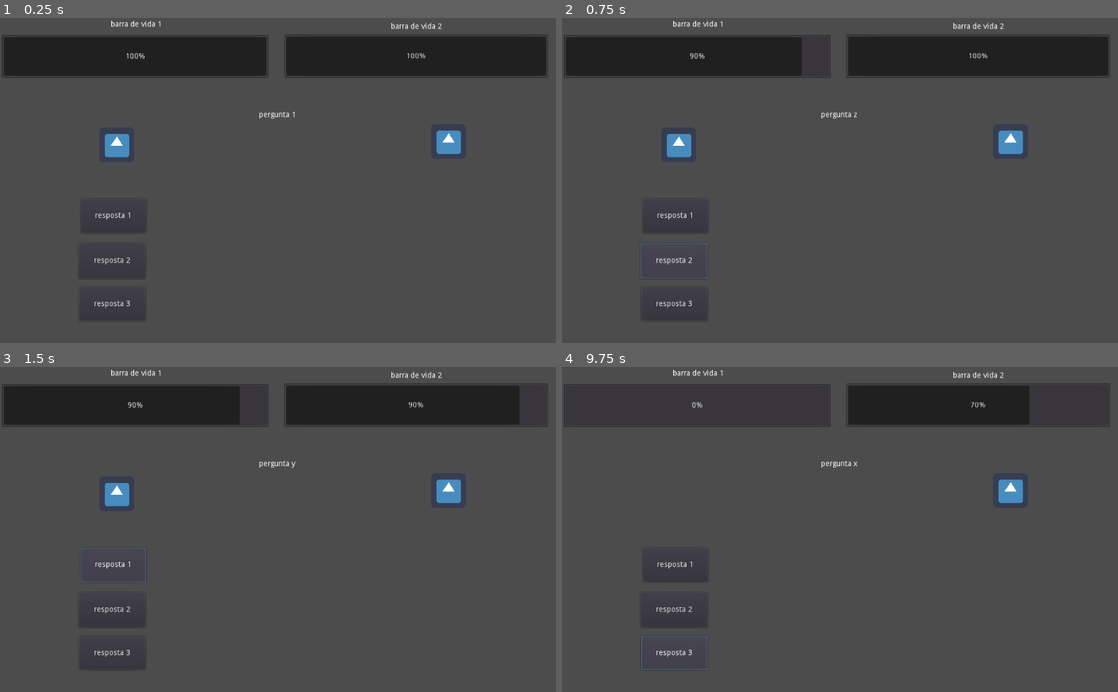
Above: before the commit, frames 1-4 (two rows, left to right).
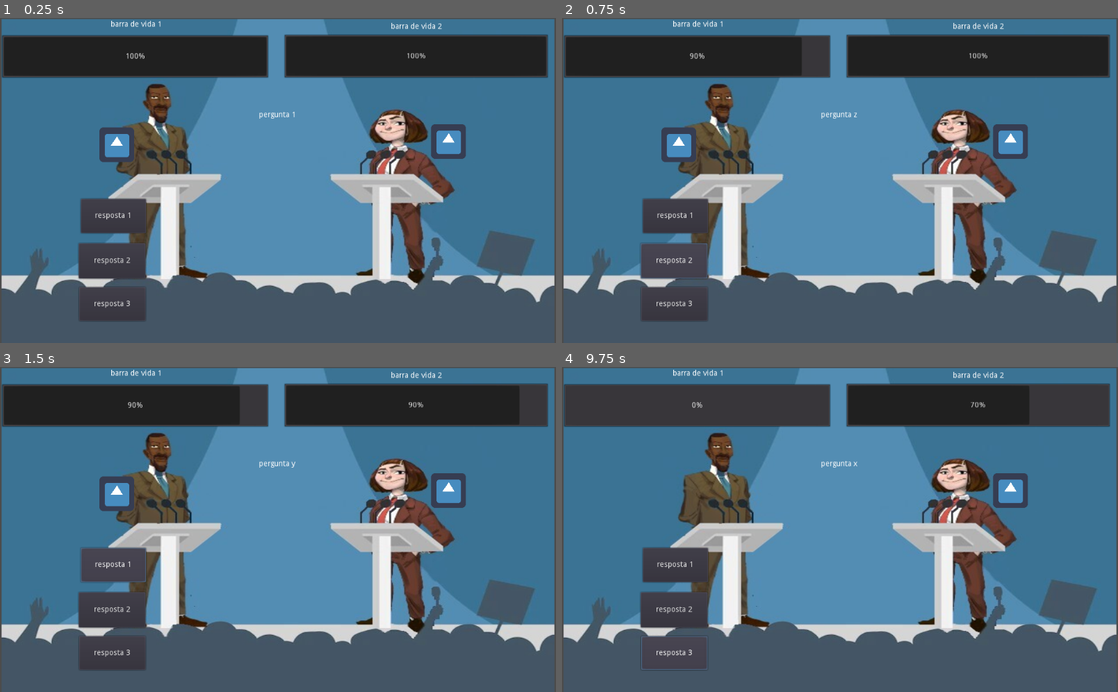
Above: after the commit, the same moments.

Repository: ViniciusSouza25/health
Game: Godot game, scene res://health.tscn
The game is run twice, just before and just after one commit, with the same random seed, the same clock (stepped at 60 frames per second) and the same inputs. The engine's default icon, where the game draws it, is replaced by a stand-in: a white triangle on a blue panel in a dark square.
Inputs:
- Up to frame 1 (0.25 s): no input
- Up to frame 2 (0.75 s): click "resposta 2" at 0.5 s
- Up to frame 3 (1.5 s): click "resposta 1" at 1.25 s
- Up to frame 4 (9.75 s): click "resposta 3" at 2 s; click "resposta 2" at 2.75 s; click "resposta 1" at 3.5 s; click "resposta 3" at 4.25 s; click "resposta 2" at 5 s; click "resposta 1" at 5.75 s; click "resposta 3" at 6.5 s; tap Enter at 7.25, 8.75 s; tap Space at 8, 9.5 s

The runs differ from the first frame. In frame 1, 79% of the frame differs, in the area x 0-100%, y 0-100%; in frame 2, 79%; in frame 3, 79%; in frame 4, 80%.

Commit message:
coloquei tela de fundo do debate
tela de fundo do debate

Diff:
--- a/health.tscn
+++ b/health.tscn
@@ -1,10 +1,23 @@
-[gd_scene load_steps=3 format=2]
+[gd_scene load_steps=4 format=2]
 
 [ext_resource path="res://health.gd" type="Script" id=1]
 [ext_resource path="res://icon.png" type="Texture" id=2]
+[ext_resource path="res://debate 1.0.jpg" type="Texture" id=3]
 
 [node name="health" type="Node2D"]
 script = ExtResource( 1 )
+
+[node name="TextureRect" type="TextureRect" parent="."]
+margin_right = 40.0
+margin_bottom = 40.0
+__meta__ = {
+"_edit_use_anchors_": false
+}
+
+[node name="Debate10" type="Sprite" parent="TextureRect"]
+position = Vector2( 512, 302 )
+scale = Vector2( 1.6262, 1.2766 )
+texture = ExtResource( 3 )
 
 [node name="bot1" type="Sprite" parent="."]
 position = Vector2( 215, 234 )
Binary file added: debate 1.0.jpg
Not shown, added: debate 1.0.jpg.import
